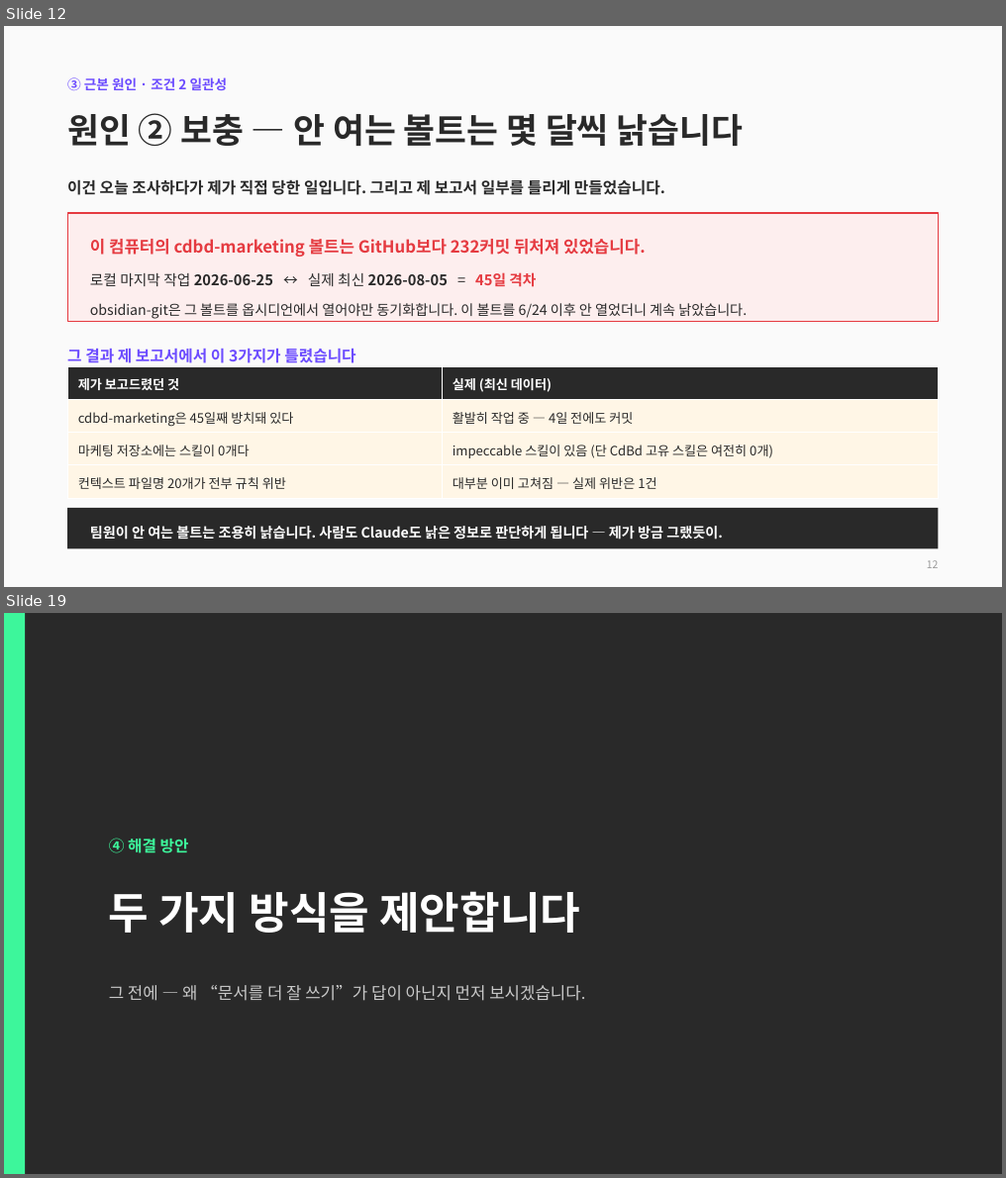
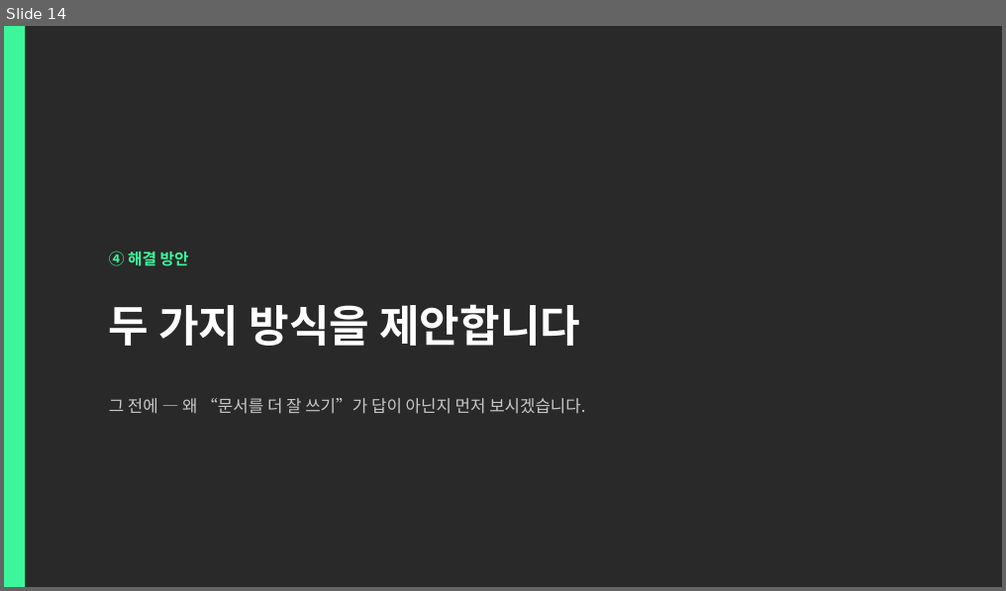
Before and after one commit to CdBd-in/design, a slide deck: CdBd 문서 체계 진단 및 개편 제안.pptx. Shown one above the other, each under a label of ours: slides 12 and 19 before the commit, slide 14 after it; the slides between them are not shown. The pictures are 1006x1178 and 1006x591 pixels, drawn with LibreOffice and Linux fonts; fonts in the diff are those of the drawing. Boxes give left, top, right and bottom in pixels: in the first picture for what was removed or moved away, otherwise in the second. Text is boxed around its words. In the diff, an @@ line names an element or a change of style, - is before the commit and + after.

```diff
--- a/CdBd 문서 체계 진단 및 개편 제안.pptx
+++ b/CdBd 문서 체계 진단 및 개편 제안.pptx
@@ slide 12 removed at (x1=4, y1=26, x2=1002, y2=587), background #FFFFFF @@
@@ rectangle removed at (x1=4, y1=26, x2=1002, y2=587) @@
@@ text removed at (x1=67, y1=77, x2=228, y2=90) @@
-③ 근본 원인 · 조건 2 일관성
@@ text removed at (x1=67, y1=113, x2=743, y2=146) @@
-원인 ② 보충 — 안 여는 볼트는 몇 달씩 낡습니다
@@ text removed at (x1=67, y1=179, x2=665, y2=195) @@
-이건 오늘 조사하다가 제가 직접 당한 일입니다. 그리고 제 보고서 일부를 틀리게 만들었습니다.
@@ rectangle removed at (x1=67, y1=213, x2=939, y2=322) @@
@@ text removed at (x1=90, y1=239, x2=746, y2=319) @@
-이 컴퓨터의 cdbd-marketing 볼트는 GitHub보다 232커밋 뒤처져 있었습니다.
-로컬 마지막 작업 2026-06-25 ↔ 실제 최신 2026-08-05 = 45일 격차
-obsidian-git은 그 볼트를 옵시디언에서 열어야만 동기화합니다. 이 볼트를 6/24 이후 안 열었더니 계속 낡았습니다.
@@ text removed at (x1=67, y1=349, x2=355, y2=364) @@
-그 결과 제 보고서에서 이 3가지가 틀렸습니다
@@ table removed at (x1=67, y1=367, x2=939, y2=498), 4 rows, 2 columns @@
-제가 보고드렸던 것 | 실제 (최신 데이터)
-cdbd-marketing은 45일째 방치돼 있다 | 활발히 작업 중 — 4일 전에도 커밋
-마케팅 저장소에는 스킬이 0개다 | impeccable 스킬이 있음 (단 CdBd 고유 스킬은 여전히 0개)
-컨텍스트 파일명 20개가 전부 규칙 위반 | 대부분 이미 고쳐짐 — 실제 위반은 1건
@@ rectangle removed at (x1=67, y1=508, x2=939, y2=550) @@
@@ text removed at (x1=90, y1=526, x2=723, y2=540) @@
-팀원이 안 여는 볼트는 조용히 낡습니다. 사람도 Claude도 낡은 정보로 판단하게 됩니다 — 제가 방금 그랬듯이.
@@ text removed at (x1=927, y1=561, x2=939, y2=569) @@
-12
@@ what was slide 19 is now slide 14 @@
```
Also in this commit, not shown: 17 slides changed, 4 other slides removed, 1 other file.
